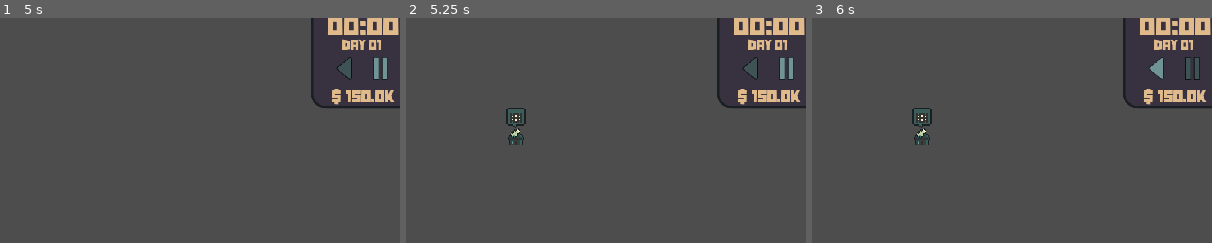
Above: before the commit, frames 1-3 (left to right).
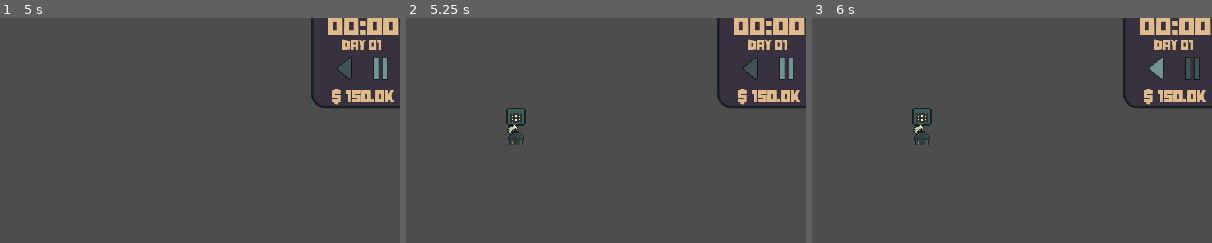
Above: after the commit, the same moments.

Repository: StixxyTape/Easy-Roads
Game: Godot game, scene res://Scenes/main.tscn
Same seed, same stepped clock (60 frames per second), same inputs: the game is played once before the commit and once after it.
Inputs (mouse positions are % of the whole screen's width and height, from its top left):
- Up to frame 1 (5 s): click (92, 14) at 0.5 s; click (92, 14) at 1.25 s; click (27, 94) at 2 s; click (36, 94) at 2.75 s; click (43, 94) at 3.5 s; click (50, 94) at 4.25 s
- Up to frame 2 (5.25 s): click (57, 94) at 5 s
- Up to frame 3 (6 s): click (96, 14) at 5.75 s
The pictures show only the part of the screen within x 49-99%, y 2-52%; the shares and areas given below are measured in that part.

Frame 1 is identical in both runs. In frame 2, 0.1% of the frame differs, in the area x 25-29%, y 47-54%; in frame 3, 0.1%.

Commit message:
Fixed Roundabout + adding driveway

Diff:
--- a/Connection Maker 2/Scenes/bubble.gd
+++ b/Connection Maker 2/Scenes/bubble.gd
@@ -5,23 +5,14 @@
 var time : float = 0
 
 func _ready():
-
 	Countdown()
 
 func Countdown():
 	max_value = maxTime
 	value = time
 
-	var wait = false
-
-	while true:
-		if time >= maxTime:
-			break
-		if !wait:
-			wait = true
-			await get_tree().create_timer(0.2).timeout
-			time += 0.2
+	while time < maxTime:
+			await get_tree().create_timer(1).timeout
+			time += 1
 			value = time
-			wait = false
-
 	queue_free()
--- a/Connection Maker 2/Scenes/car.tscn
+++ b/Connection Maker 2/Scenes/car.tscn
@@ -14,6 +14,12 @@
 scale = Vector2(0.5, 0.5)
 script = ExtResource("1_busap")
 
+[node name="Top" type="Marker2D" parent="."]
+position = Vector2(0, -8)
+
+[node name="Bottom" type="Marker2D" parent="."]
+position = Vector2(0, 6)
+
 [node name="CollisionShape2D" type="CollisionShape2D" parent="."]
 position = Vector2(-0.6, 1.4)
 shape = SubResource("RectangleShape2D_bmtyw")
--- a/Connection Maker 2/Scenes/main.tscn
+++ b/Connection Maker 2/Scenes/main.tscn
@@ -57,10 +57,10 @@
 polygons = Array[PackedInt32Array]([PackedInt32Array(0, 1, 2, 3), PackedInt32Array(2, 4, 5, 3), PackedInt32Array(6, 0, 3, 7)])
 outlines = Array[PackedVector2Array]([PackedVector2Array(-4, 8, 4, 8, 4, 4, 8, 4, 8, -4, 4, -4, -4, -4, -4, 4)])
 
-[sub_resource type="NavigationPolygon" id="NavigationPolygon_6hoto"]
-vertices = PackedVector2Array(-4, -8, 4, -8, 4, -4, -4, -4, -8, -4, -8, 4, -4, 4, -4, 8, 4, 4, 4, 8, 8, 4, 8, -4)
-polygons = Array[PackedInt32Array]([PackedInt32Array(0, 1, 2, 3), PackedInt32Array(4, 0, 3, 5), PackedInt32Array(5, 3, 6), PackedInt32Array(7, 5, 6), PackedInt32Array(7, 6, 8, 9), PackedInt32Array(10, 9, 8, 11), PackedInt32Array(11, 8, 1)])
-outlines = Array[PackedVector2Array]([PackedVector2Array(-4, 4, 4, 4, 4, -8, 8, -4, 8, 4, 4, 8, -4, 8, -8, 4, -8, -4, -4, -8, 4, -8, 4, -4, -4, -4)])
+[sub_resource type="NavigationPolygon" id="NavigationPolygon_71l87"]
+vertices = PackedVector2Array(4, -5.33333, 8, -2.66667, 8, -1.33333, 2.66667, -1.33333, 2.66667, -4, 2.66667, 2.66667, 5.33333, 2.66667, 5.33333, 4, 2.66667, 8, 1.33333, 8, 1.33333, 4, -2.66667, 4, -2.66667, 5.33333, -4, 5.33333, -8, 2.66667, -8, 1.33333, -2.66667, 1.33333, -2.66667, -2.66667, -5.33333, -2.66667, -5.33333, -4, -2.66667, -8, -1.33333, -8, -1.33333, -4, 2.66667, -5.33333)
+polygons = Array[PackedInt32Array]([PackedInt32Array(0, 1, 2, 3, 4), PackedInt32Array(5, 6, 7, 8, 9, 10), PackedInt32Array(11, 12, 13), PackedInt32Array(13, 14, 15, 16, 11), PackedInt32Array(10, 11, 16, 3, 5), PackedInt32Array(17, 18, 19, 20, 21, 22), PackedInt32Array(4, 23, 0), PackedInt32Array(17, 22, 4, 3, 16)])
+outlines = Array[PackedVector2Array]([PackedVector2Array(8, -1.33333, 2.66667, -1.33333, 2.66667, 2.66667, 5.33333, 2.66667, 5.33333, 4, 2.66667, 8, 1.33333, 8, 1.33333, 4, -2.66667, 4, -2.66667, 5.33333, -4, 5.33333, -8, 2.66667, -8, 1.33333, -2.66667, 1.33333, -2.66667, -2.66667, -5.33333, -2.66667, -5.33333, -4, -2.66667, -8, -1.33333, -8, -1.33333, -4, 2.66667, -4, 2.66667, -5.33333, 4, -5.33333, 8, -2.66667)])
 
 [sub_resource type="NavigationPolygon" id="NavigationPolygon_htc65"]
 vertices = PackedVector2Array(-4, -8, 4, -8, 4, -4, -4, -4, 8, -4, 8, 4, 4, 4, -4, 4, 4, 8, -4, 8)
@@ -136,7 +136,7 @@
 0:4/1 = 1
 2:4/next_alternative_id = 2
 2:4/0 = 0
-2:4/0/navigation_layer_0/polygon = SubResource("NavigationPolygon_6hoto")
+2:4/0/navigation_layer_0/polygon = SubResource("NavigationPolygon_71l87")
 2:4/1 = 1
 0:2/next_alternative_id = 2
 0:2/0 = 0
@@ -226,6 +226,13 @@
 layer_2/y_sort_origin = 0
 layer_2/z_index = 0
 layer_2/tile_data = PackedInt32Array()
+layer_3/name = "StartPoint"
+layer_3/enabled = true
+layer_3/modulate = Color(1, 1, 1, 1)
+layer_3/y_sort_enabled = false
+layer_3/y_sort_origin = 0
+layer_3/z_index = 0
+layer_3/tile_data = PackedInt32Array()
 script = ExtResource("3_q74ai")
 
 [node name="Camera2D" type="Camera2D" parent="."]
--- a/Connection Maker 2/Scripts/Car.gd
+++ b/Connection Maker 2/Scripts/Car.gd
@@ -3,12 +3,25 @@
 # Speed
 var speed : float = 20.0
 var spawnPos : Vector2
+var houseCord : Vector2
 var curScale = get_scale()
 
 @onready var sprite : Sprite2D = $Icon
+@onready var top : Marker2D = $Top
+@onready var bottem : Marker2D = $Bottom
 @onready var navAgent : NavigationAgent2D = $NavigationAgent2D
+@onready var tileMap : TileMap = $"../.."
+
+# A list which stores all the atlas coordinates of road tiles start house
+var adjectedTiles : Array = [Vector2(0, 6), Vector2(1, 6), Vector2(2, 6), Vector2(3, 6)]
+var adjectedTilesPos : Array
+var adjectedTilePlaced : bool
 
 func _ready():
+	houseCord = tileMap.local_to_map(global_position)
+	position = tileMap.map_to_local(houseCord)
+	adjectedTilesPos.append_array([houseCord + Vector2(1,1), houseCord - Vector2(1,-1), houseCord + Vector2(0,2), houseCord])
+
 	sprite.frame = randi_range(0,3)
 	# Make sure to not await during _ready.
 	call_deferred("actor_setup")
@@ -27,17 +40,31 @@
 func _physics_process(_delta):
 	var currentAgentPos: Vector2 = global_position
 	var nextPathPos: Vector2 = navAgent.get_next_path_position()
+	var nextTilePos : Vector2 = tileMap.local_to_map(nextPathPos)
+	var carTilePos : Vector2 = tileMap.local_to_map(global_position)
+	if carTilePos in adjectedTilesPos and !adjectedTilePlaced:
+		var i = adjectedTilesPos.find(carTilePos)
+		eraseStartPoints()
+		if houseCord.x < adjectedTilesPos[i].x:
+			tileMap.set_cell(3, adjectedTilesPos[i], 2, adjectedTiles[3])
+		elif houseCord.x > adjectedTilesPos[i].x:
+			tileMap.set_cell(3, adjectedTilesPos[i], 2, adjectedTiles[0])
+		elif houseCord.y < adjectedTilesPos[i].y:
+			tileMap.set_cell(3, adjectedTilesPos[i], 2, adjectedTiles[2])
+		elif houseCord.y == adjectedTilesPos[i].y:
+			tileMap.set_cell(3, adjectedTilesPos[i], 2, adjectedTiles[1])
+		adjectedTilePlaced = true
 
-	if nextPathPos.x > position.x:
-		set_scale(Vector2(curScale.x,curScale.y))
+	if nextTilePos.x > carTilePos.x:
+		set_scale(Vector2(curScale.x, curScale.y))
 		sprite.offset.y = 1
 	else:
+		set_scale(Vector2(curScale.x, -curScale.y))
 		sprite.offset.y = -5
-		set_scale(Vector2(curScale.x,-curScale.y))
 
+	#print(global_position.distance_to(nextPathPos))
 	# Only look at the next path position if you are able to reach the destination
 	if navAgent.is_target_reachable():
-
 		look_at(nextPathPos)
 
 	# If reached destination, don't run the rest of this code
@@ -45,8 +72,13 @@
 		get_parent().queue_free()
 		return
 	elif (!navAgent.is_target_reachable() and position != spawnPos):
+		adjectedTilePlaced = false
 		position = spawnPos
 
 	# Move towards next position in path * speed
 	velocity = currentAgentPos.direction_to(nextPathPos) * speed
 	move_and_slide()
+
+func eraseStartPoints():
+	for pos in adjectedTilesPos:
+		tileMap.erase_cell(3, pos)
--- a/Connection Maker 2/Scripts/Global.gd
+++ b/Connection Maker 2/Scripts/Global.gd
@@ -8,7 +8,7 @@
 var time : String = "play"
 
 # Timer for how long it takes bubbles to fill up
-var bubbleTimer : int = 20
+var bubbleTimer : int = 60
 
 func _ready():
 	pass # Replace with function body.
--- a/Connection Maker 2/Scripts/GridSystem.gd
+++ b/Connection Maker 2/Scripts/GridSystem.gd
@@ -40,6 +40,9 @@
 var roadPlaced : Array[Vector2]
 var buildings : Array[Vector2]
 var placing : bool
+var touchedBuilding : bool
+var lastTilePos : Vector2
+var touchedBuildingPos : Vector2
 
 var spawningHouse : bool = true
 
@@ -103,6 +106,7 @@
 	if spawningHouse == true:
 		spawningHouse = false
 		await get_tree().create_timer(houseSpawnCooldown).timeout
+		houseSpawnCooldown = 50
 		housePos = SpawnHouse()
 		spawningHouse = true
 
@@ -209,9 +213,10 @@
 		if Global.roadType == "remove" and mouseTile not in buildings:
 			erase_cell(0, mouseTile)
 			erase_cell(2, mouseTile)
+			erase_cell(3, mouseTile)
 		else:
 			placing = true
-			if mouseTile not in buildings:
+			if mouseTile not in buildings and !touchedBuilding:
 				if mouseTile not in roadPlaced:
 					roadPlaced.append(mouseTile)
 					dic[str(mouseTile)] = {
@@ -219,7 +224,9 @@
 						"Position" : str(mouseTile)
 						}
 					set_cell(2, mouseTile, 2, currentTiles[tileCounter], 1)
-
+					erase_cell(3, mouseTile)
+			else:
+				touchedBuilding = true
 	if Input.is_action_pressed("Right Click") and !Global.overButton and Global.roadType != "":
 		if mouseTile in roadPlaced:
 					erase_cell(2, mouseTile)
@@ -232,8 +239,8 @@
 					"Type" : "Road",
 					"Position" : str(pos)
 					}
-
 		roadPlaced = []
+		touchedBuilding = false
 		placing = false
 
 func SetTile():
